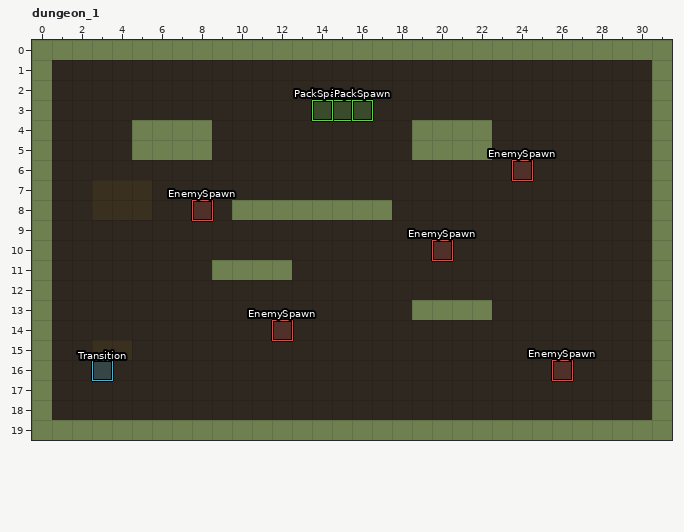
Level history. LDtk project: authoring/pilot.ldtk. The first picture shows the starting point.
Cells are 32x32 px. Shown: dungeon_1 x 0..31, y 0..19.
The result:
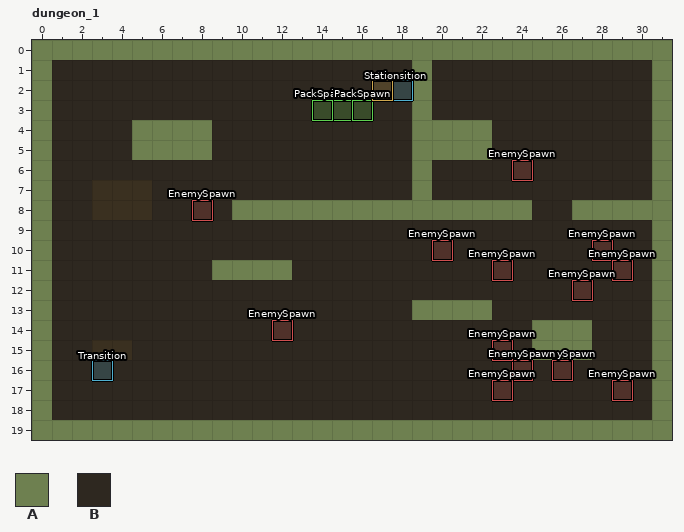
Key: from "Terrain": A 1 "wall", B 2 "floor".
_ is an empty cell.
Objects are placed by their top-left corner, in cells (3,4 is the top-left corner of cell 3,4); size is 1x1 cell unless given.
The exact change:
Layer "Terrain":
y 1..3: x 19 B -> A
y 6..7: x 19 B -> A
y 8: x 18..24 BBBBBBB -> AAAAAAA; x 27..30 BBBB -> AAAA
y 14..15: x 25..27 BBB -> AAA
Layer "Entities":
added: "Transition" rectangle at 18,2
added: "Station" rectangle at 17,2
added: "EnemySpawn" rectangle at 28,10
added: "EnemySpawn" rectangle at 24,16
added: "EnemySpawn" rectangle at 29,17
added: "EnemySpawn" rectangle at 23,15
added: "EnemySpawn" rectangle at 23,11
added: "EnemySpawn" rectangle at 27,12
added: "EnemySpawn" rectangle at 23,17
added: "EnemySpawn" rectangle at 29,11
